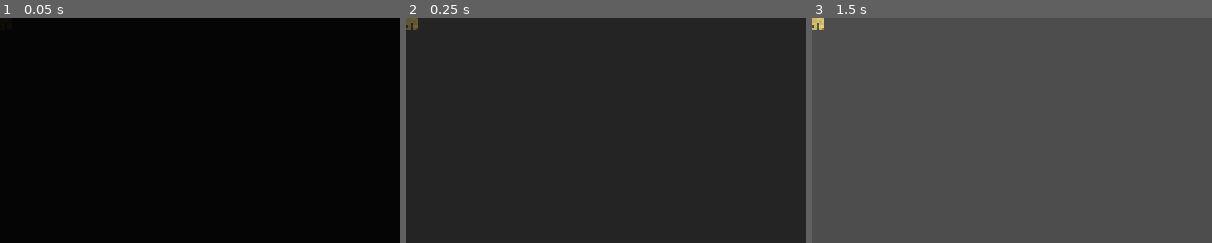
Above: before the commit, frames 1-3 (left to right).
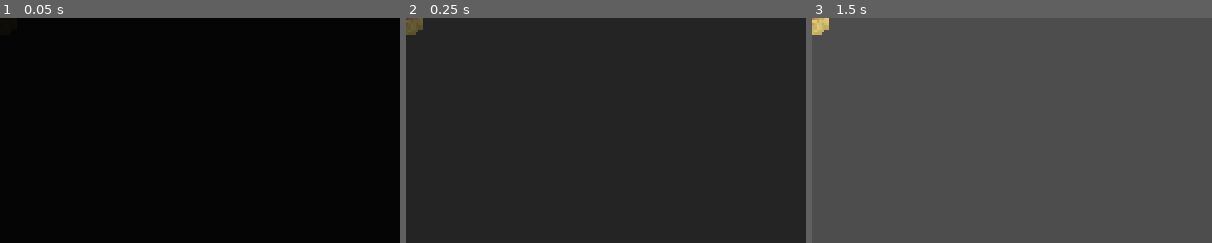
Above: after the commit, the same moments.

Repository: Game-Jammies/gwj-97-imminent-doom
Game: Godot game, scene res://Task/note.tscn
Two runs of this game, one before a commit and one after it. Both use one fixed random seed, a clock stepped at 60 frames per second and the inputs below. This scene is started directly instead of the project's main scene.
Inputs (mouse positions are % of the whole screen's width and height, from its top left):
- Up to frame 1 (0.05 s): no input
- Up to frame 2 (0.25 s): no input
- Up to frame 3 (1.5 s): move the mouse to (72, 45) at 0.52 s; click (72, 45) at 0.67 s; tap Enter at 1.25 s; move the mouse to (30, 55) at 1.27 s; click (30, 55) at 1.42 s
The pictures show only the part of the screen within x 0-50%, y 0-50%; the shares and areas given below are measured in that part.

The runs differ from the first frame. In frame 2, 0.2% of the frame differs, in the area x 0-5%, y 0-8%; in frame 3, 0.2%.

Commit message:
Set up note as a selectableArea

Diff:
--- a/Task/note.gd
+++ b/Task/note.gd
@@ -1,4 +1,4 @@
-extends Node2D
+class_name Note extends SelectableArea
 
 
 # Called when the node enters the scene tree for the first time.
--- a/Task/note.tscn
+++ b/Task/note.tscn
@@ -3,29 +3,21 @@
 [ext_resource type="Script" uid="uid://blbcgpbmu23iw" path="res://Task/note.gd" id="1_rw0j8"]
 [ext_resource type="Texture2D" uid="uid://3r7mqw4ly4ob" path="res://art/notes.png" id="2_7ilqe"]
 
-[node name="Note" type="Node2D" unique_id=861516578]
+[sub_resource type="RectangleShape2D" id="RectangleShape2D_pgqhp"]
+size = Vector2(60, 60)
+
+[node name="Note" type="Area2D" unique_id=1607592638]
 script = ExtResource("1_rw0j8")
 
-[node name="Note1" type="Sprite2D" parent="." unique_id=1505957846]
+[node name="Sprite2D" type="Sprite2D" parent="." unique_id=1505957846]
 position = Vector2(8, 8)
+scale = Vector2(4, 4)
 texture = ExtResource("2_7ilqe")
-region_enabled = true
+hframes = 2
+vframes = 2
 region_rect = Rect2(0, 0, 15, 15)
 
-[node name="Note2" type="Sprite2D" parent="." unique_id=2106251988]
-position = Vector2(23, 8)
-texture = ExtResource("2_7ilqe")
-region_enabled = true
-region_rect = Rect2(15, 0, 15, 15)
-
-[node name="Note3" type="Sprite2D" parent="." unique_id=2072519127]
-position = Vector2(7, 23)
-texture = ExtResource("2_7ilqe")
-region_enabled = true
-region_rect = Rect2(0, 15, 13, 15)
-
-[node name="Note4" type="Sprite2D" parent="." unique_id=1852024090]
-position = Vector2(22, 23)
-texture = ExtResource("2_7ilqe")
-region_enabled = true
-region_rect = Rect2(14, 15, 16, 15)
+[node name="CollisionShape2D" type="CollisionShape2D" parent="." unique_id=1350036959]
+visible = false
+position = Vector2(8, 8)
+shape = SubResource("RectangleShape2D_pgqhp")
--- /dev/null
+++ b/Task/trash.tscn
@@ -0,0 +1,23 @@
+[gd_scene format=3 uid="uid://draw25nykac76"]
+
+[ext_resource type="Texture2D" path="res://art/Trash.png" id="1_267jo"]
+[ext_resource type="Script" path="res://Task/trash.gd" id="1_jaaw3"]
+[ext_resource type="Texture2D" path="res://art/TrashBag.png" id="3_ukl6o"]
+
+[node name="Trash" type="Area2D" unique_id=1162795809]
+script = ExtResource("1_jaaw3")
+
+[node name="Sprite2D" type="Sprite2D" parent="." unique_id=14165276]
+scale = Vector2(4, 4)
+texture = ExtResource("1_267jo")
+hframes = 3
+
+[node name="CollisionPolygon2D" type="CollisionPolygon2D" parent="." unique_id=339468829]
+visible = false
+polygon = PackedVector2Array(-163, 41, -165, 258, 206, 259, 205, 43, 167, 23, 102, 11, -64, 11, -137, 27)
+
+[node name="TrashBag" type="Sprite2D" parent="." unique_id=29288588]
+visible = false
+position = Vector2(14, -162)
+scale = Vector2(4, 4)
+texture = ExtResource("3_ukl6o")
